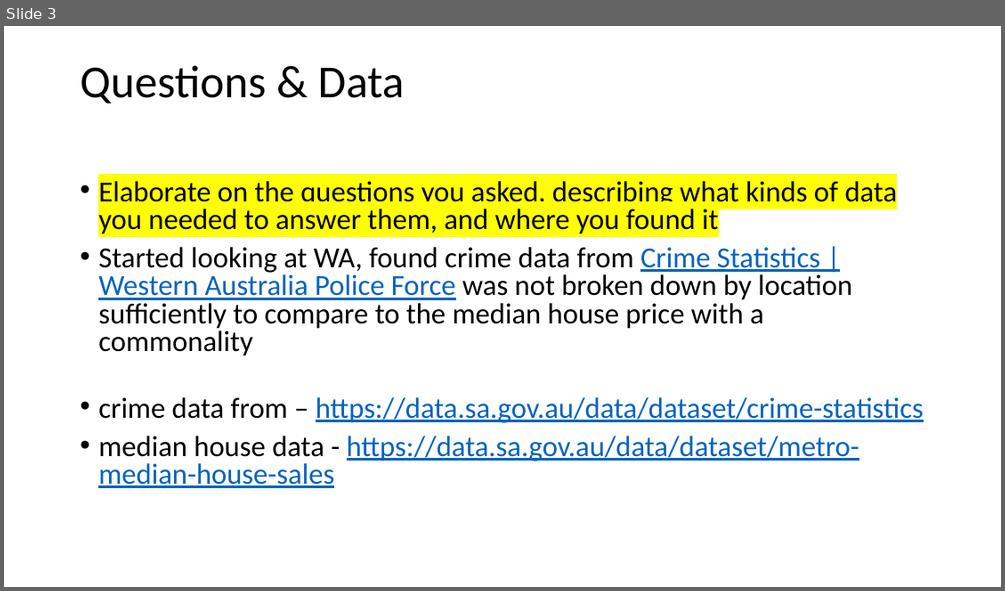
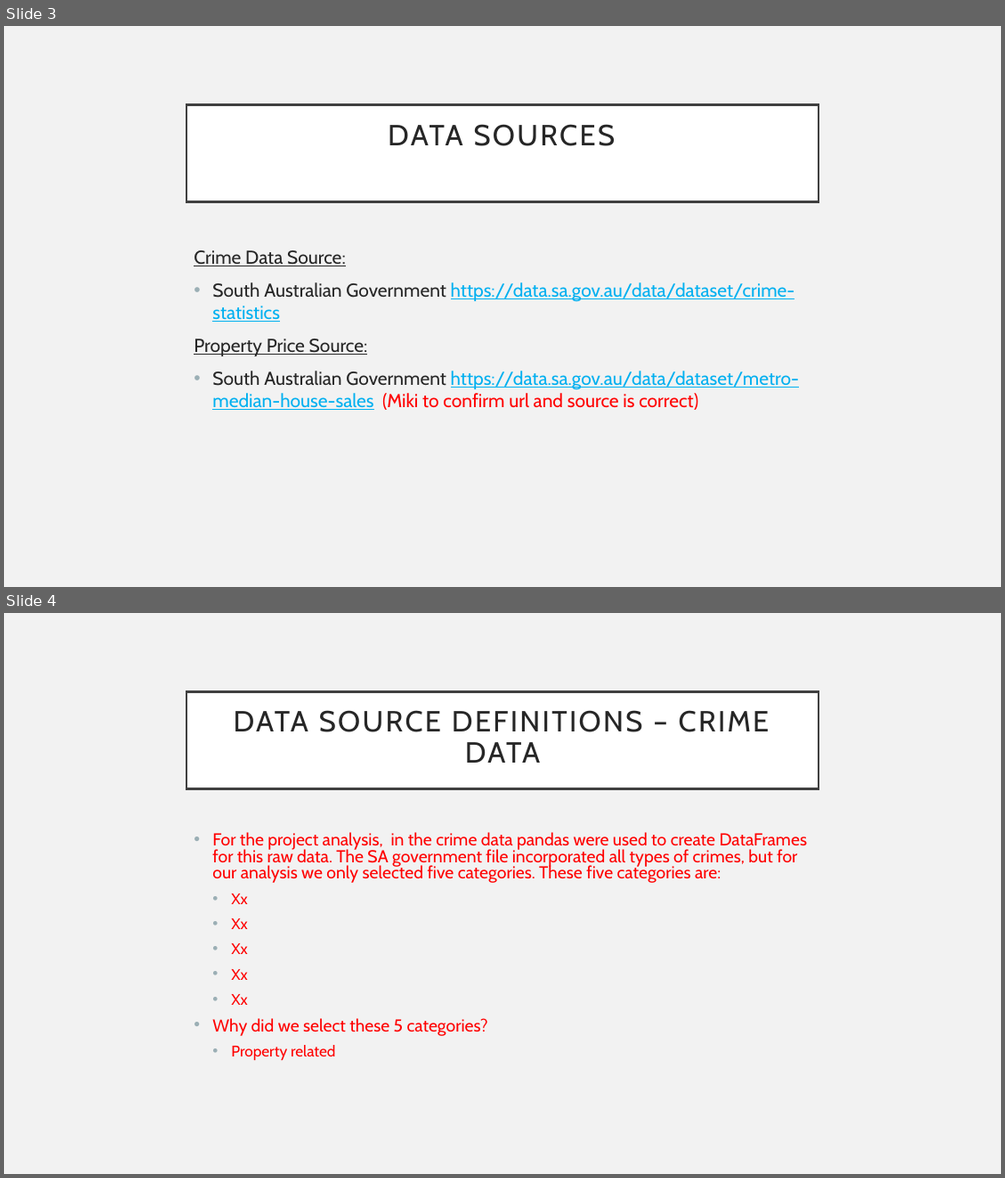
Before and after one commit to Sprettle/Chevrolet-Chilis, a slide deck: Project 1 Presentation.pptx. Shown one above the other, each under a label of ours: slide 3 before the commit, slides 3 and 4 after it. The pictures are 1005x591 and 1005x1178 pixels, drawn with LibreOffice and Linux fonts; fonts in the diff are those of the drawing. Boxes give left, top, right and bottom in pixels: in the first picture for what was removed or moved away, otherwise in the second. Text is boxed around its words. In the diff, an @@ line names an element or a change of style, - is before the commit and + after.

```diff
--- a/Project 1 Presentation.pptx
+++ b/Project 1 Presentation.pptx
@@ slide 4 added at bbox=[4, 613, 1001, 1174], background #F2F2F2 @@
@@ title added at bbox=[186, 691, 818, 788], fill #FFFFFF, outline #404040 2.5 pt, 28 pt, text #262626 @@
+DATA SOURCE DEFINITIONS – CRIME DATA
@@ text added at bbox=[212, 832, 808, 1061], 16.6 pt, text #FF0000 @@
+• For the project analysis, in the crime data pandas were used to create DataFrames for this raw data. The SA government file incorporated all types of crimes, but for our analysis we only selected five categories. These five categories are:
+  • Xx
+  • Xx
+  • Xx
+  • Xx
+  • Xx
+• Why did we select these 5 categories?
+  • Property related
@@ slide 3 changed as well @@
@@ background #FFFFFF to #F2F2F2 @@
@@ title "DATA SOURCES": place and size @@
-title "DATA SOURCES" at bbox=[80, 65, 404, 103]
+title "DATA SOURCES" at bbox=[186, 104, 818, 201]
@@ title "DATA SOURCES" at bbox=[186, 104, 818, 201]: fill none to #FFFFFF; outline none to #404040 2.5 pt @@
@@ title at bbox=[388, 124, 615, 146]: text changed; size 44 to 28 pt; font Calibri to Cabin; text colour #000000 to #262626 @@
-Questions & Data
+DATA SOURCES
@@ text at bbox=[194, 250, 799, 410]: text changed; size 28 to 18 pt; font Calibri to Cabin; text colour #000000 to #00B0F0 @@
-• Elaborate on the questions you asked, describing what kinds of data you needed to answer them, and where you found it
-• Started looking at WA, found crime data from Crime Statistics | Western Australia Police Force was not broken down by location sufficiently to compare to the median house price with a commonality
-• crime data from – https://data.sa.gov.au/data/dataset/crime-statistics
-• median house data - https://data.sa.gov.au/data/dataset/metro-median-house-sales
+Crime Data Source:
+• South Australian Government https://data.sa.gov.au/data/dataset/crime-statistics
+Property Price Source:
+• South Australian Government https://data.sa.gov.au/data/dataset/metro-median-house-sales (Miki to confirm url and source is correct)
```
Also in this commit, not shown: 4 other slides changed, 8 other slides added, 5 slides removed, 1 other file.
